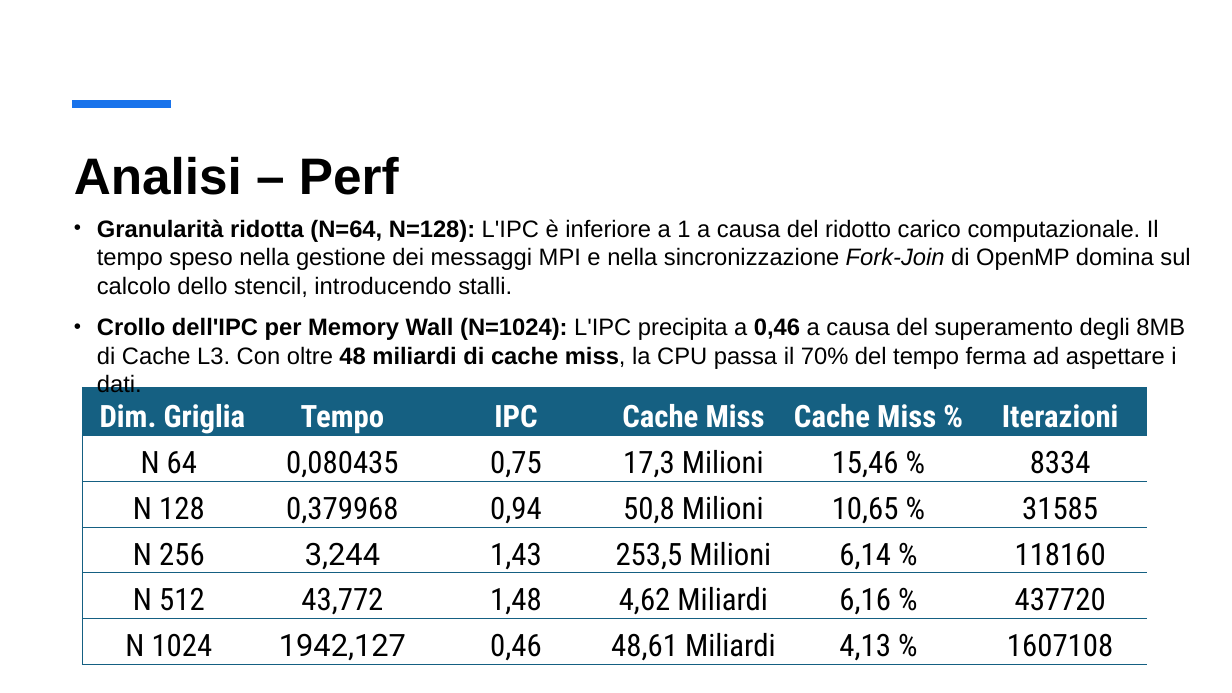
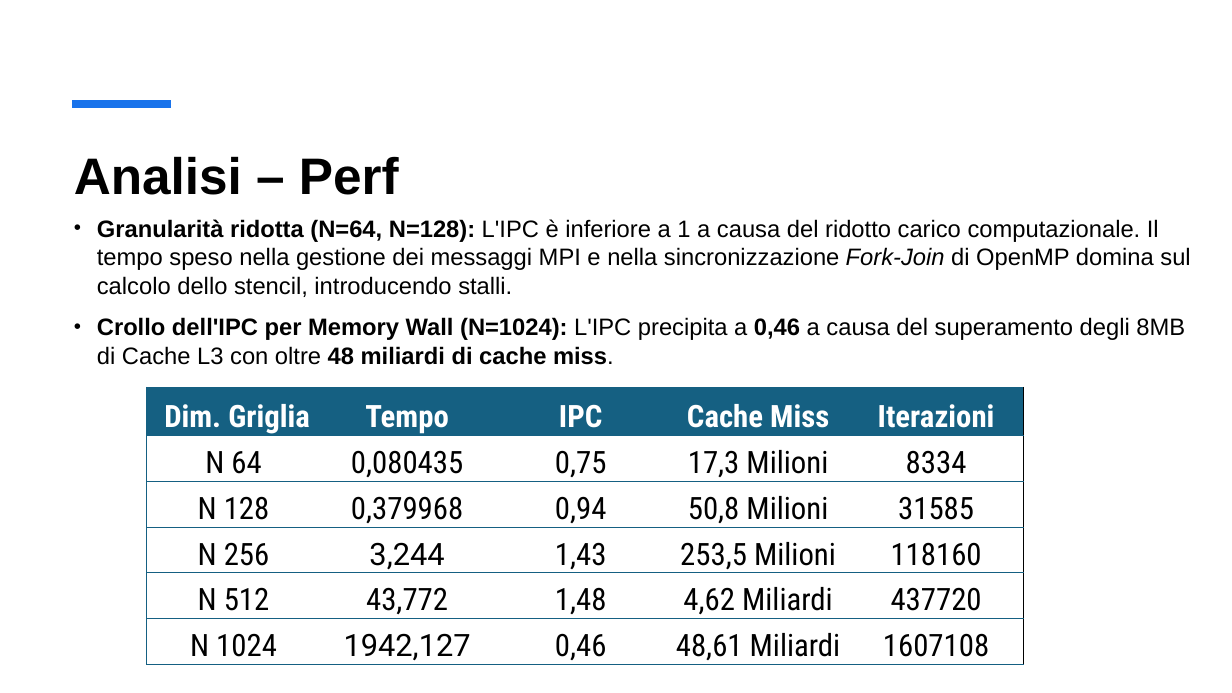
Before and after one commit to Gasspire/appunti-universita, a slide deck: slide 28 of Secondo Semestre/principi_prog_parallela/Codici/Progetto/Simulazione della Diffusione del Calore 2D.pptx. Drawn at 1232x693 pixels with LibreOffice and Linux fonts; fonts in the diff are those of the drawing. Boxes give left, top, right and bottom in pixels: in the first picture for what was removed or moved away, otherwise in the second. Text is boxed around its words. In the diff, an @@ line names an element or a change of style, - is before the commit and + after.

```diff
--- a/Secondo Semestre/principi_prog_parallela/Codici/Progetto/Simulazione della Diffusione del Calore 2D.pptx
+++ b/Secondo Semestre/principi_prog_parallela/Codici/Progetto/Simulazione della Diffusione del Calore 2D.pptx
@@ text at <box>97,317,1185,365</box>: text changed; bold on @@
-• Crollo dell'IPC per Memory Wall (N=1024): L'IPC precipita a 0,46 a causa del superamento degli 8MB di Cache L3. Con oltre 48 miliardi di cache miss, la CPU passa il 70% del tempo ferma ad aspettare i dati.
+• Crollo dell'IPC per Memory Wall (N=1024): L'IPC precipita a 0,46 a causa del superamento degli 8MB di Cache L3 con oltre 48 miliardi di cache miss.
@@ table at <box>147,387,1024,665</box> @@
-column 5: Cache Miss % | 15,46 % | 10,65 % | 6,14 % | 6,16 % | 4,13 %
@@ table: place and size @@
-table at <box>82,387,1148,665</box>
+table at <box>147,387,1024,665</box>
```
Also in this commit, not shown: 1 other file.
